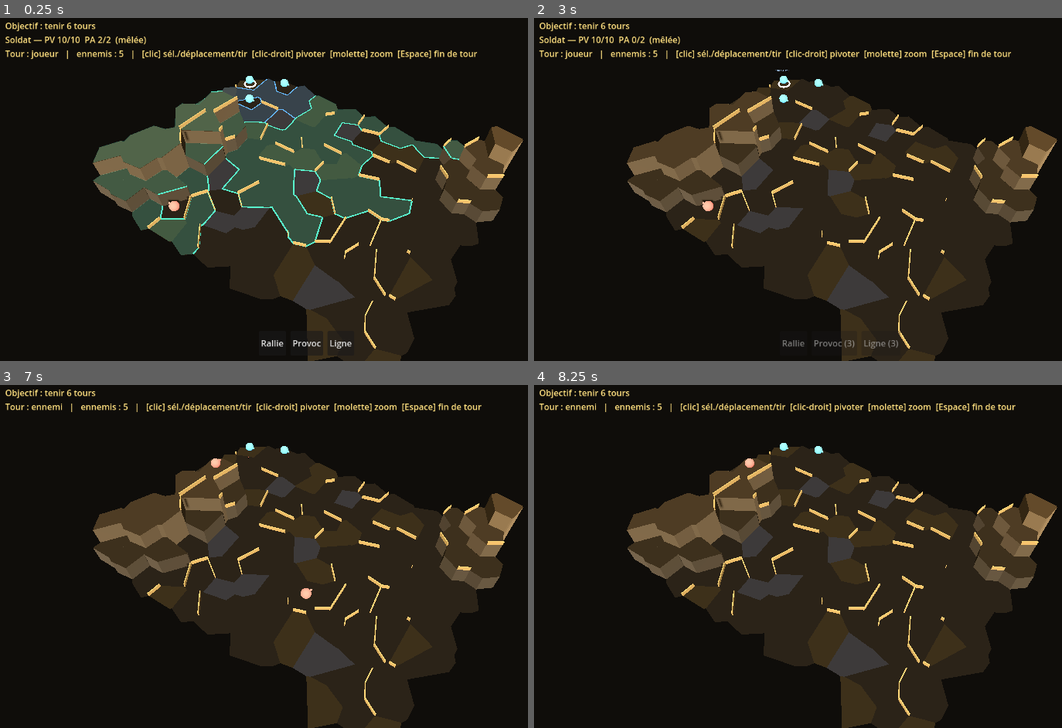
Above: before the commit, frames 1-4 (two rows, left to right).
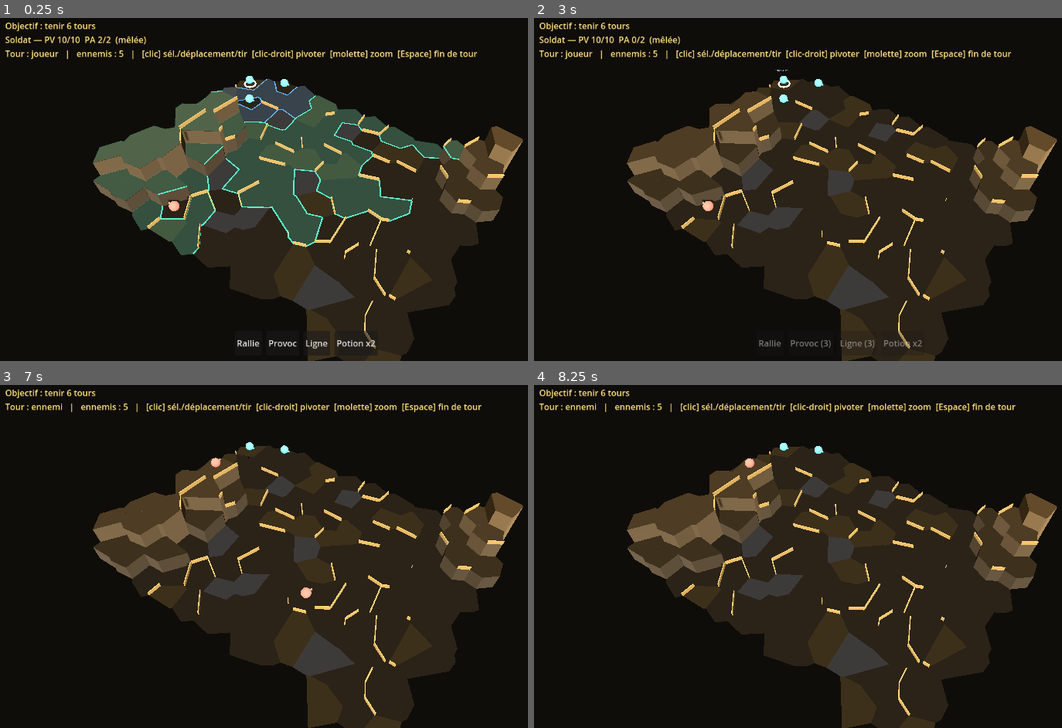
Above: after the commit, the same moments.

Repository: florentmathieu/game
Game: Godot game, scene res://scenes/Battle.tscn
The game is run twice, just before and just after one commit, with the same random seed, the same clock (stepped at 60 frames per second) and the same inputs. This scene is started directly instead of the project's main scene.
Inputs (mouse positions are in pixels of both pictures, inside the frame that each line leads up to):
- Up to frame 1 (0.25 s): no input
- Up to frame 2 (3 s): click "Rallie" at 0.5 s; click "Provoc" at 1.25 s; click "Rallie" at 2 s; click "Ligne" at 2.75 s
- Up to frame 3 (7 s): tap Enter at 3.5, 5, 6.5 s; move the mouse to (443, 535) at 3.52 s; click (443, 535) at 3.67 s; tap Space at 3.77, 4.25, 5.75, 6.77 s; drag from (184, 570) to (274, 625) at 4.27 s; move the mouse to (369, 477) at 5.02 s; click (369, 477) at 5.17 s; drag from (274, 625) to (121, 501) at 5.77 s; move the mouse to (491, 607) at 6.52 s; click (491, 607) at 6.67 s
- Up to frame 4 (8.25 s): drag from (655, 501) to (750, 467) at 7.27 s; tap Space at 8 s; move the mouse to (871, 553) at 8.02 s; click (871, 553) at 8.17 s

The runs differ from the first frame. In frame 1, 0.3% of the frame differs, in the area x 44-72%, y 91-97%; in frame 2, 0.3%; in frame 3, 1.1%, in the area x 17-100%, y 16-100%; in frame 4, nothing differs.

Commit message:
Godot: sapeur (grenade + brèche), potions, secousse de caméra
- Sapeur ajouté au roster (Mira). Grenade (cracker) : aire + dispersion
  (réduite par Artificier), consomme un cracker, tir ami inclus, réveille
  les pods ; brèche : détruit un rocher/muret et reconstruit le terrain
  3D (portée mesurée via voisin praticable). Barre d'action : Grenade xN
  (arme) et Brèche (perk grade 2).
- Potions : stock partagé (Run.camp.potions), soin +6 sur soi/allié
  adjacent pour 1 PA, persistant entre missions.
- Polish : secousse de caméra sur grenade/brèche/mise à mort.
- Tests : sapeur_test (grenade/brèche/potion) vert ; flow/roster/abil ok.
- Export web régénéré.

Co-Authored-By: Claude Opus 4.8 <noreply@anthropic.com>
Claude-Session: https://claude.ai/code/session_011W5fGsCJX3Rz6FN17p17HS

Diff:
--- a/godot-port/scripts/Battle.gd
+++ b/godot-port/scripts/Battle.gd
@@ -40,6 +40,8 @@
 var over := false
 var mis := {}                # Run.mission (vide = combat autonome aléatoire)
 var n_enemies := 5
+var potions := 2             # stock partagé de soins (lu/écrit sur Run en campagne)
+var _terrain_root: Node3D    # tuiles + murets (reconstruits après une brèche)
 
 func _run_mission() -> Dictionary:
 	var r = get_node_or_null("/root/Run")
@@ -58,9 +60,12 @@
 	mis = _run_mission()
 	var seed_value: int = (int(mis.seed) if mis.has("seed") else int(Time.get_unix_time_from_system())) & 0x7fffffff
 	if mis.has("enemies"): n_enemies = int(mis.enemies)
+	var _r = get_node_or_null("/root/Run")
+	if _r != null and not _r.camp.is_empty(): potions = int(_r.camp.get("potions", 2))
 	_setup_world()
 	_gen_battle(seed_value)
 	mesh.distort(_corrupt_level())   # distorsion progressive : le terrain se tord à mesure qu'on avance
+	_terrain_root = Node3D.new(); add_child(_terrain_root)
 	_build_tiles()
 	_build_walls()
 	_spawn_units()
@@ -201,7 +206,11 @@
 	mat.vertex_color_use_as_albedo = true; mat.roughness = 0.95
 	mat.cull_mode = BaseMaterial3D.CULL_DISABLED
 	st.set_material(mat)
-	var mi := MeshInstance3D.new(); mi.mesh = st.commit(); add_child(mi)
+	var mi := MeshInstance3D.new(); mi.mesh = st.commit(); _terrain_root.add_child(mi)
+
+func _rebuild_terrain() -> void:   # après une brèche (terrain modifié)
+	for c in _terrain_root.get_children(): c.queue_free()
+	_build_tiles(); _build_walls()
 
 # ---------- murets ----------
 func _build_walls() -> void:
@@ -221,7 +230,7 @@
 		bar.material_override = mt
 		bar.position = Vector3(midp.x, top, midp.y)
 		bar.rotation.y = -atan2(p1.y - p0.y, p1.x - p0.x)
-		add_child(bar)
+		_terrain_root.add_child(bar)
 
 # ---------- unités ----------
 func _team_color(team: String) -> Color:
@@ -237,7 +246,7 @@
 		"civ":d.get("civ", false), "aimBonus":0, "dmgBonus":0, "rangeBonus":0, "reacted":false, "bracing":false, "wallStance":false,
 		"asleep":false, "pod":-1, "home":cell, "freeAvail":true, "freeMpBonus":0,
 		"abil":(d.get("abil", []) as Array).duplicate(), "cd":{}, "slowed":false, "stunned":false,
-		"spellsCast":0, "dmgTaken":0, "kills":0}
+		"spellsCast":0, "dmgTaken":0, "kills":0, "crackers":int(d.get("crackers", 0)), "scatterBonus":0}
 	if wtype == "ranged" and w.ranged.has("clip"): u.clip = int(w.ranged.clip); u.ammo = int(w.ranged.clip)
 	if team == "player":
 		var ids: Array = mem.get("perks", []) if not mem.is_empty() else []
@@ -464,6 +473,8 @@
 		if m.has("dmg"): u.dmgBonus += m.dmg
 		if m.has("range"): u.rangeBonus += m.range
 		if m.has("freeMp"): u.freeMpBonus += m.freeMp
+		if m.has("scatter"): u.scatterBonus += m.scatter
+		if m.has("crackers"): u.crackers += m.crackers
 
 # ---------- capacités : registre (pour la barre) + execs restants ----------
 const ABIL := {
@@ -472,10 +483,68 @@
 	"vanish":{"icon":"💨","target":"self"}, "taunt":{"icon":"💢","target":"self"},
 	"holdline":{"icon":"🛡","target":"self"}, "wall":{"icon":"🧱","target":"self"},
 	"blast":{"icon":"🔥","target":"cell"}, "heal":{"icon":"✨","target":"ally"},
-	"frost":{"icon":"❄","target":"enemy"}, "shove":{"icon":"🛡➡","target":"enemy"}, "charge":{"icon":"🛡⚡","target":"enemy"}}
+	"frost":{"icon":"❄","target":"enemy"}, "shove":{"icon":"🛡➡","target":"enemy"}, "charge":{"icon":"🛡⚡","target":"enemy"},
+	"cracker":{"icon":"💣","target":"cell"}, "potion":{"icon":"➕","target":"ally"}}
+const POTION_AMT := 6
+
+func exec_potion(u, a) -> bool:
+	if potions <= 0 or a.team != "player" or a.hp <= 0 or a.hp >= a.max: return false
+	if a != u and not Combat.adjacent(mesh, u.cell, a.cell): return false
+	var before: int = a.hp; a.hp = min(a.max, a.hp + POTION_AMT)
+	potions -= 1; u.ap -= 1
+	_flash(a, "+%d" % (a.hp - before), Color(0.5, 1.0, 0.6))
+	return true
+
 const SMOKE_TURNS := 2
 const SMOKE_RANGE := 6
 const SMOKE_RADIUS := 1
+const BREACH_RANGE := 6
+
+# ---------- sapeur : grenade (cracker, aire + dispersion) + brèche (ouvre un passage) ----------
+func exec_cracker(u, target: int) -> bool:
+	var cr = u.w.get("cracker")
+	if cr == null or int(u.get("crackers", 0)) <= 0: return false
+	if mesh.hops(u.cell, target) > int(cr.range) or not mesh.los(u.cell, target): return false
+	u.crackers = int(u.crackers) - 1; u.ap = 0; u.freeAvail = false
+	var scat: int = max(0, int(cr.scatter) - int(u.get("scatterBonus", 0)))
+	var cand: Array = []
+	for c in mesh.cells:
+		if mesh.passable(c.id) and mesh.hops(target, c.id) <= scat: cand.append(c.id)
+	var imp: int = cand[randi() % cand.size()] if not cand.is_empty() else target
+	for o in units:
+		if o.hp <= 0: continue
+		if mesh.hops(imp, o.cell) <= int(cr.radius):
+			var dmg := int(cr.dmg_min) + randi() % (int(cr.dmg_max) - int(cr.dmg_min) + 1)
+			o.hp = max(0, o.hp - dmg)
+			if o.team == "player": o.dmgTaken = int(o.get("dmgTaken", 0)) + dmg
+			if o.hp <= 0 and u.team == "player" and o.team == "enemy": u.kills = int(u.get("kills", 0)) + 1
+			_flash(o, str(dmg), Color(1, 0.55, 0.2))
+			if o.hp > 0 and o.team == "enemy": wake_enemy(o)
+	_fx_burst(imp, Color(1, 0.5, 0.15), 2.2); _shake(7)
+	for o in units:
+		if o.hp <= 0 and is_instance_valid(o.node): o.node.visible = false
+	return true
+
+func exec_breach(u, id: int) -> bool:
+	if on_cd(u, "breach") or not mesh.los(u.cell, id): return false
+	var d: int = mesh.hops(u.cell, id)   # une case-rocher n'est pas « atteignable » : on mesure via un voisin praticable
+	if not mesh.passable(id):
+		d = 1 << 30
+		for n in mesh.cells[id].nb:
+			if mesh.passable(n): d = min(d, mesh.hops(u.cell, n) + 1)
+	if d > BREACH_RANGE: return false
+	var done := false
+	if mesh.cells[id].terr == "wall": mesh.cells[id].terr = "plain"; done = true
+	for n in mesh.cells[id].nb:
+		var k := mesh.wkey(id, n)
+		if mesh.walls.has(k): mesh.walls.erase(k); done = true
+	if not done: return false
+	u.ap = 0; u.freeAvail = false; set_cd(u, "breach")
+	_fx_burst(id, Color(0.9, 0.7, 0.3), 1.6); _shake(5)
+	for e in units:
+		if e.team == "enemy" and e.hp > 0 and mesh.hops(id, e.cell) <= 3: wake_enemy(e)
+	_rebuild_terrain()
+	return true
 
 func exec_smoke(u, cell: int) -> bool:
 	if on_cd(u, "smoke") or mesh.hops(u.cell, cell) > SMOKE_RANGE or not mesh.los(u.cell, cell): return false
@@ -638,6 +707,16 @@
 	cam.position = Vector3(sin(_yaw) * cos(pitch) * _dist, sin(pitch) * _dist, cos(_yaw) * cos(pitch) * _dist)
 	cam.look_at(pivot.global_position, Vector3.UP)
 
+# secousse de caméra sur impact (grenade, brèche, gros coup)
+func _shake(power: float) -> void:
+	if cam == null: return
+	var tw := create_tween()
+	for i in 4:
+		tw.tween_property(cam, "h_offset", (randf() * 2.0 - 1.0) * power * 0.02, 0.04)
+		tw.parallel().tween_property(cam, "v_offset", (randf() * 2.0 - 1.0) * power * 0.02, 0.04)
+	tw.tween_property(cam, "h_offset", 0.0, 0.05)
+	tw.parallel().tween_property(cam, "v_offset", 0.0, 0.05)
+
 # ---------- sélection / combat ----------
 func _unit_at(cell: int) -> int:
 	for i in units.size():
@@ -670,6 +749,7 @@
 	if hit_tgt.team == "enemy" and hit_tgt.hp > 0: wake_enemy(hit_tgt)   # le bruit réveille le pod visé
 	if res.dmg > 0: _flash(hit_tgt, str(res.dmg), Color(1, 0.5, 0.4))
 	else: _flash(hit_tgt, res.txt, Color(0.85, 0.85, 0.9))
+	if res.killed: _shake(4)
 	for u in units:
 		if u.hp <= 0 and is_instance_valid(u.node): u.node.visible = false
 	_place(att)
@@ -729,6 +809,8 @@
 		match id:
 			"smoke": ok = exec_smoke(u, cell)
 			"blast": ok = exec_blast(u, cell)
+			"breach": ok = exec_breach(u, cell)
+			"cracker": ok = exec_cracker(u, cell)
 	elif t == "enemy" and ui >= 0 and units[ui].team == "enemy":
 		match id:
 			"frost": ok = exec_frost(u, units[ui])
@@ -738,6 +820,7 @@
 	elif t == "ally" and ui >= 0 and units[ui].team == "player":
 		match id:
 			"heal": ok = exec_heal(u, units[ui])
+			"potion": ok = exec_potion(u, units[ui])
 			"rally": ok = exec_rally(u, units[ui])
 	for o in units: if o.hp <= 0 and is_instance_valid(o.node): o.node.visible = false
 	_compute_reach(); _refresh(); _check_end()
@@ -912,12 +995,19 @@
 	for c in abil_bar.get_children(): c.queue_free()
 	if sel < 0 or turn != "player": return
 	var u = units[sel]
-	var lbl := {"smoke":"Fumée","breach":"Brèche","shadowstrike":"Ombre","rally":"Rallie","vanish":"Estompe","taunt":"Provoc","holdline":"Ligne","wall":"Mur","blast":"Déflag","heal":"Soin","frost":"Givre","shove":"Repouss","charge":"Charge"}
-	for id in u.abil:
+	var lbl := {"smoke":"Fumée","breach":"Brèche","shadowstrike":"Ombre","rally":"Rallie","vanish":"Estompe","taunt":"Provoc","holdline":"Ligne","wall":"Mur","blast":"Déflag","heal":"Soin","frost":"Givre","shove":"Repouss","charge":"Charge","cracker":"Grenade","potion":"Potion"}
+	var ids: Array = (u.abil as Array).duplicate()
+	if int(u.get("crackers", 0)) > 0: ids.append("cracker")   # grenade : arme, pas un perk
+	if potions > 0: ids.append("potion")                       # soin : stock partagé
+	for id in ids:
 		if not ABIL.has(id): continue   # protect = passif
 		var b := Button.new()
 		var cd: int = (u.cd[id] if u.cd.has(id) else 0)
-		b.text = str(lbl.get(id, id)) + (" (%d)" % cd if cd > 0 else "")
+		var extra := ""
+		if id == "cracker": extra = " x%d" % int(u.crackers)
+		elif id == "potion": extra = " x%d" % potions
+		elif cd > 0: extra = " (%d)" % cd
+		b.text = str(lbl.get(id, id)) + extra
 		b.disabled = cd > 0 or u.ap <= 0
 		if armed == id: b.modulate = Color(1, 0.9, 0.4)
 		b.pressed.connect(_use_ability.bind(id))
--- a/godot-port/scripts/Game.gd
+++ b/godot-port/scripts/Game.gd
@@ -183,6 +183,7 @@
 # --- issue de mission → progression → retour au territoire ---
 func _on_mission_end(win: bool) -> void:
 	var report: Dictionary = battle.build_report() if battle != null else {}
+	if battle != null: Run.camp.potions = int(battle.potions)   # stock de soins restant
 	var was_forge: bool = win and bool(Run.mission.get("forge", false))
 	var deaths: Array = Run.resolve_mission(win, report)
 	_clear(battle); battle = null
--- a/godot-port/scripts/Run.gd
+++ b/godot-port/scripts/Run.gd
@@ -27,6 +27,7 @@
 	{"name":"Lys",    "cls":"mage",     "special":false},
 	{"name":"Cael",   "cls":"archer",   "special":false},
 	{"name":"Doran",  "cls":"brute",    "special":false},
+	{"name":"Mira",   "cls":"sapeur",   "special":false},
 ]
 
 func new_campaign() -> void:
--- a/godot-port/tests/roster_test.gd
+++ b/godot-port/tests/roster_test.gd
@@ -5,7 +5,7 @@
 	Run.new_campaign()
 	var ok := true
 	print("roster=%d  deploySel=%s  prêts=%d" % [Run.camp.roster.size(), Run.camp.deploySel, Run.ready_members().size()])
-	if Run.camp.roster.size() != 6 or Run.camp.deploySel.size() != 4: ok = false
+	if Run.camp.roster.size() != 7 or Run.camp.deploySel.size() != 4: ok = false
 
 	# PV max d'un soldat (10 de base, pas de perk au grade 0)
 	var aldric: Dictionary = Run.member("Aldric")
--- /dev/null
+++ b/godot-port/tests/sapeur_test.gd
@@ -0,0 +1,53 @@
+extends SceneTree
+# Vérifie la grenade (cracker : aire + consommation) et la brèche (ouvre un passage).
+func _initialize() -> void:
+	var B = load("res://scenes/Battle.tscn").instantiate()
+	get_root().add_child(B)
+	await process_frame
+	var mesh = B.mesh
+	var ok := true
+	# place un sapeur joueur sur une case passable
+	var start := -1
+	for c in mesh.cells:
+		if mesh.passable(c.id): start = c.id; break
+	B._make_unit("player", "sapeur", start)
+	var sap = B.units[-1]
+	print("sapeur crackers=%d (attendu 1)" % int(sap.crackers))
+	if int(sap.crackers) != 1: ok = false
+
+	# --- GRENADE : un ennemi à portée dans le rayon prend des dégâts ---
+	var cr = sap.w.cracker
+	var tgt := -1
+	for n in mesh.cells[start].nb:
+		if mesh.passable(n) and mesh.los(start, n): tgt = n; break
+	# pose un ennemi sur la case visée
+	B._make_unit("enemy", "garde", tgt)
+	var foe = B.units[-1]; foe.hp = foe.max
+	sap.ap = B.AP_MAX
+	var hp0: int = foe.hp
+	var thrown: bool = B.exec_cracker(sap, tgt)
+	print("GRENADE: lancée=%s, ennemi touché=%s, crackers restants=%d" % [thrown, foe.hp < hp0, int(sap.crackers)])
+	if not (thrown and foe.hp < hp0 and int(sap.crackers) == 0): ok = false
+
+	# --- BRÈCHE : un rocher (wall) visé devient praticable ---
+	var wallc := -1
+	for n in mesh.cells[start].nb:
+		if mesh.los(start, n): mesh.cells[n].terr = "wall"; wallc = n; break
+	if wallc < 0:
+		for c in mesh.cells:
+			if mesh.hops(start, c.id) <= B.BREACH_RANGE and mesh.los(start, c.id): mesh.cells[c.id].terr = "wall"; wallc = c.id; break
+	sap.cd = {}; sap.ap = B.AP_MAX
+	var before_pass: bool = mesh.passable(wallc)
+	var breached: bool = B.exec_breach(sap, wallc)
+	print("BRÈCHE: avant praticable=%s, lancée=%s, après praticable=%s" % [before_pass, breached, mesh.passable(wallc)])
+	if not (breached and mesh.passable(wallc)): ok = false
+
+	# --- POTION : soigne soi-même, consomme un soin ---
+	B.potions = 2; sap.ap = B.AP_MAX; sap.hp = max(1, sap.max - 4)
+	var php: int = sap.hp; var pot0: int = B.potions
+	var healed: bool = B.exec_potion(sap, sap)
+	print("POTION: utilisée=%s, PV %d->%d, stock %d->%d" % [healed, php, sap.hp, pot0, B.potions])
+	if not (healed and sap.hp > php and B.potions == pot0 - 1): ok = false
+
+	print("\n%s" % ("OK — sapeur (grenade + brèche) + potion fonctionnels" if ok else "!! échec sapeur"))
+	quit()
Not shown, changed: docs/godot/index.html
Not shown, changed: docs/godot/index.pck
